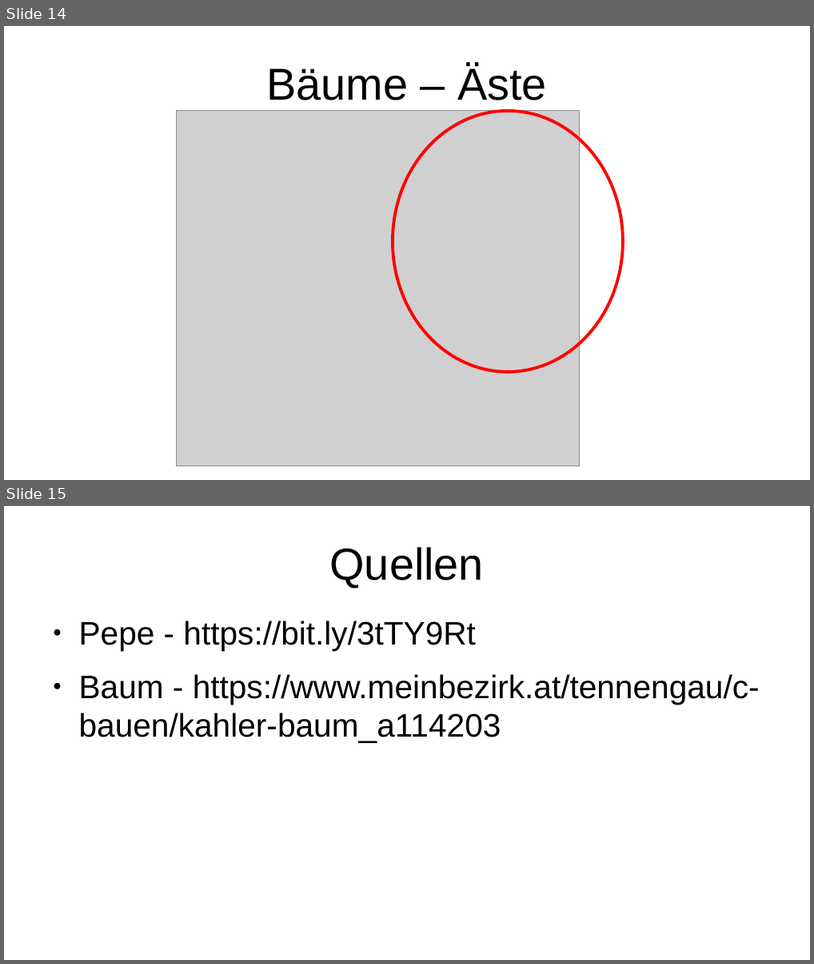
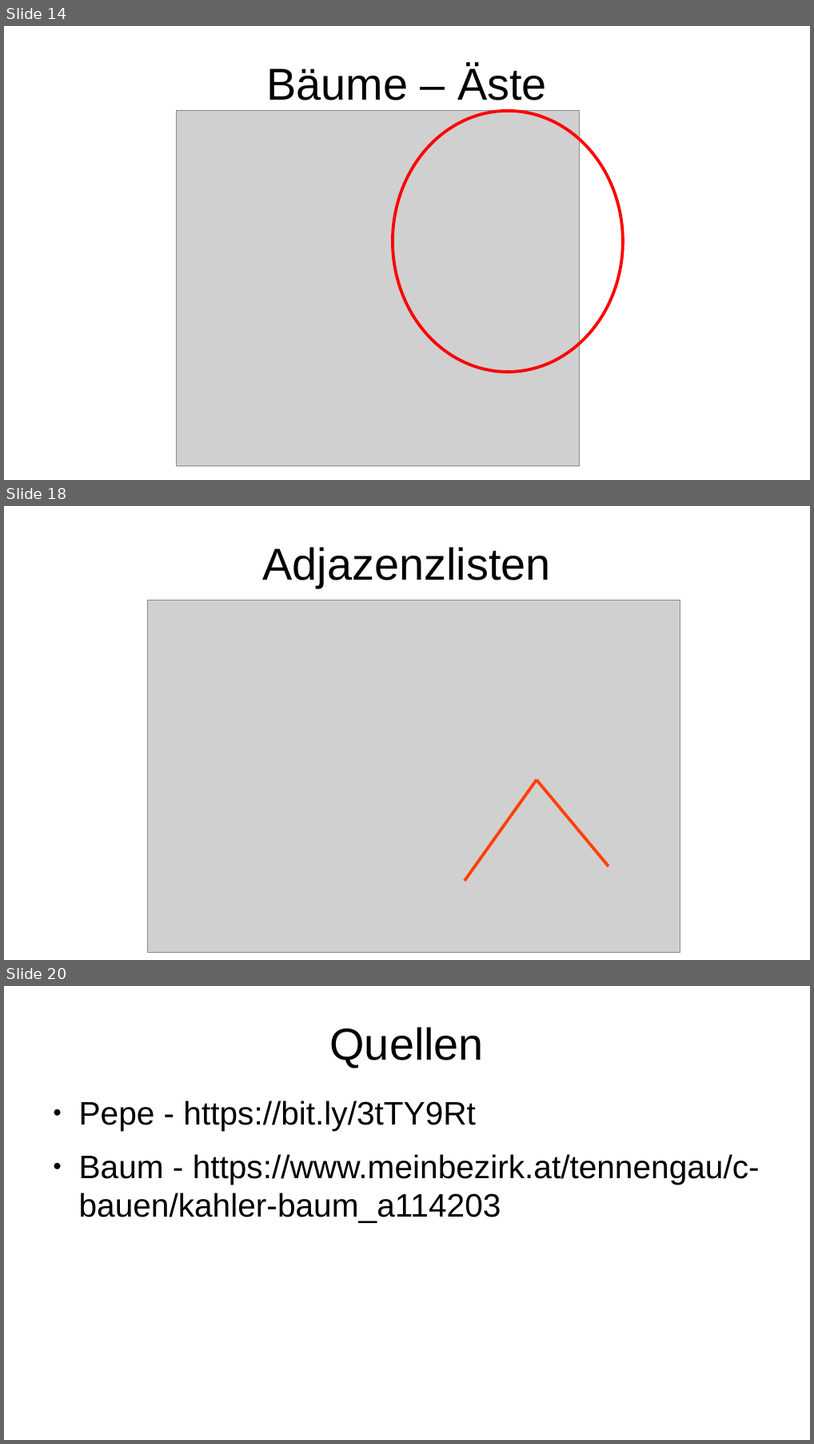
Before and after one commit to HeIIow2/physik_schaltkreise, a slide deck: präsentation/präsentation.odp. Shown one above the other, each under a label of ours: slides 14 and 15 before the commit, slides 14, 18 and 20 after it; the slides between them are not shown. The pictures are 814x964 and 814x1444 pixels, drawn with LibreOffice and Linux fonts; fonts in the diff are those of the drawing; grey boxes stand for pictures. Boxes give left, top, right and bottom in pixels: in the first picture for what was removed or moved away, otherwise in the second. Text is boxed around its words. In the diff, an @@ line names an element or a change of style, - is before the commit and + after.

Commit message:
adjazenzlisten

```diff
--- a/präsentation/präsentation.odp
+++ b/präsentation/präsentation.odp
@@ slide 18 added at [4,506,810,960], background #FFFFFF @@
@@ title added at [263,547,551,588], 44 pt, text #000000 @@
+Adjazenzlisten
@@ picture added at [148,600,681,952] @@
@@ line added from (465, 880) to (537, 780), #FF4000 3 pt @@
@@ line added from (609, 866) to (537, 780), #FF4000 3 pt @@
@@ what was slide 15 is now slide 20 @@
```
Also in this commit, not shown: 4 other slides added, 2 other files.
